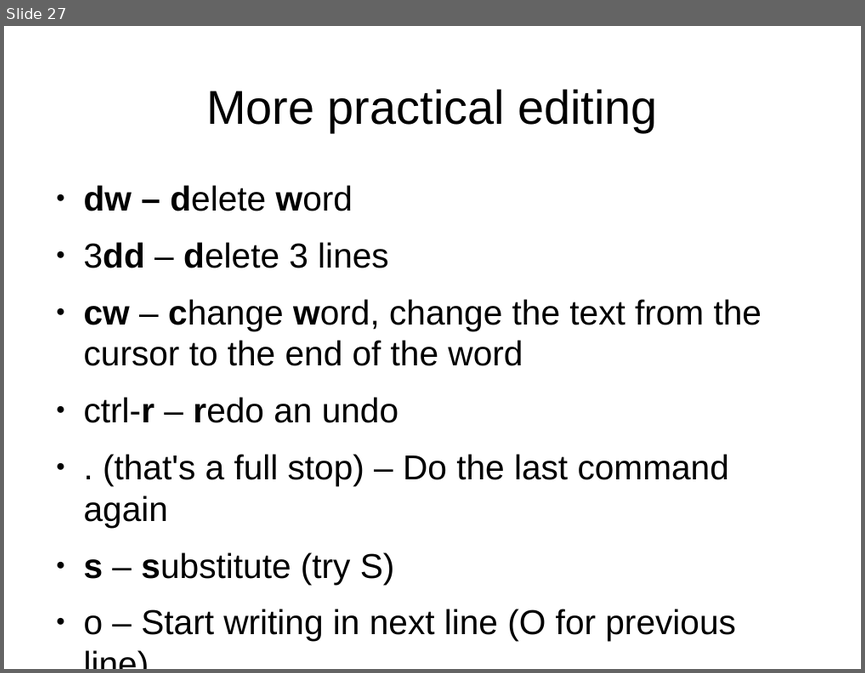
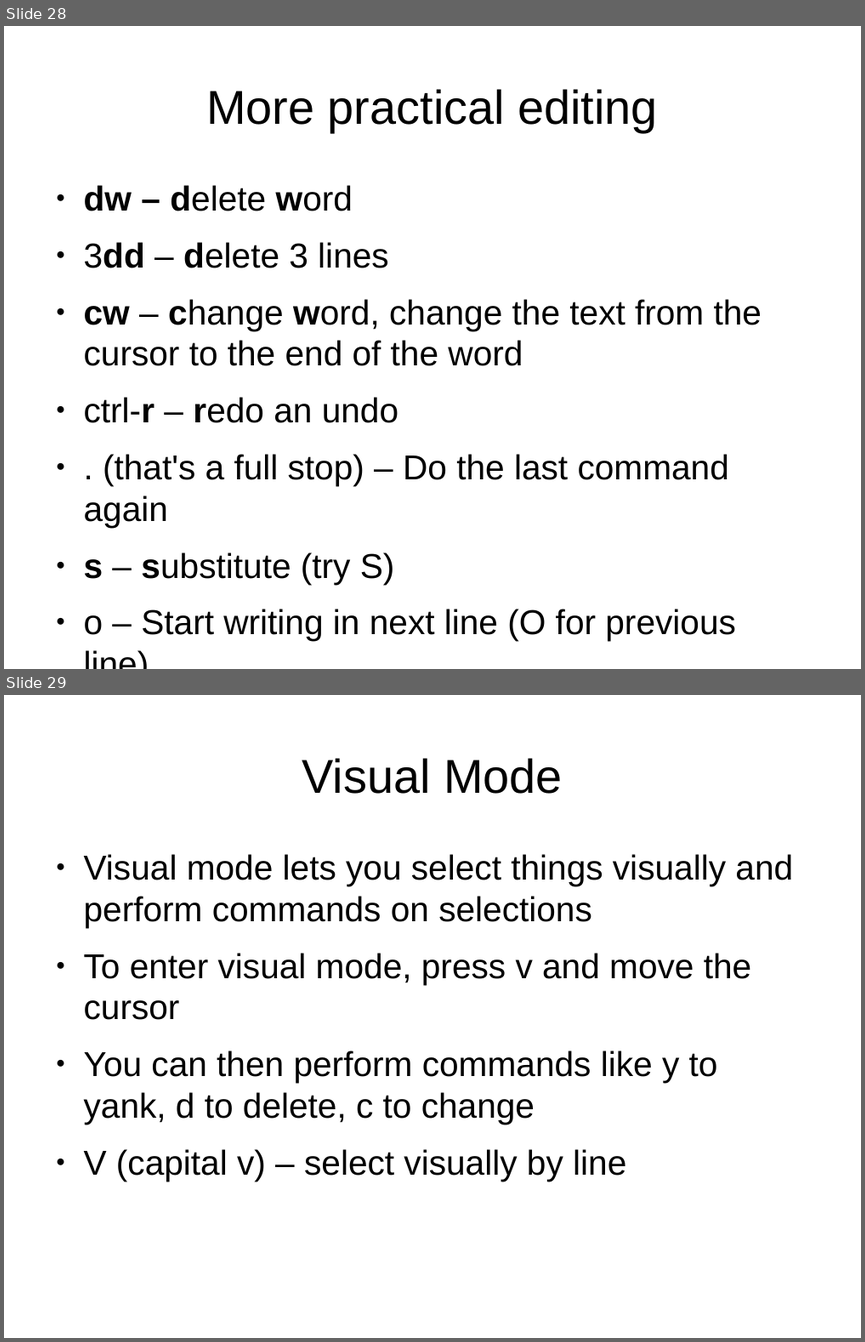
Before and after one commit to mikesligo/Vimtorial, a slide deck: Beginner pres.odp. Shown one above the other, each under a label of ours: slide 27 before the commit, slides 28 and 29 after it. The pictures are 865x673 and 865x1342 pixels, drawn with LibreOffice and Linux fonts; fonts in the diff are those of the drawing. Boxes give left, top, right and bottom in pixels: in the first picture for what was removed or moved away, otherwise in the second. Text is boxed around its words. In the diff, an @@ line names an element or a change of style, - is before the commit and + after.

```diff
--- a/Beginner pres.odp
+++ b/Beginner pres.odp
@@ slide 29 added at bbox=[4, 695, 861, 1338], background #FFFFFF @@
@@ title added at bbox=[302, 758, 562, 794], 44 pt, text #000000 @@
+Visual Mode
@@ text added at bbox=[84, 854, 793, 1180], 32 pt, text #000000 @@
+● Visual mode lets you select things visually and perform commands on selections
+● To enter visual mode, press v and move the cursor
+● You can then perform commands like y to yank, d to delete, c to change
+● V (capital v) – select visually by line
@@ what was slide 27 is now slide 28 @@
```
Also in this commit, not shown: 1 slide changed, 4 other slides added, 1 other file.
